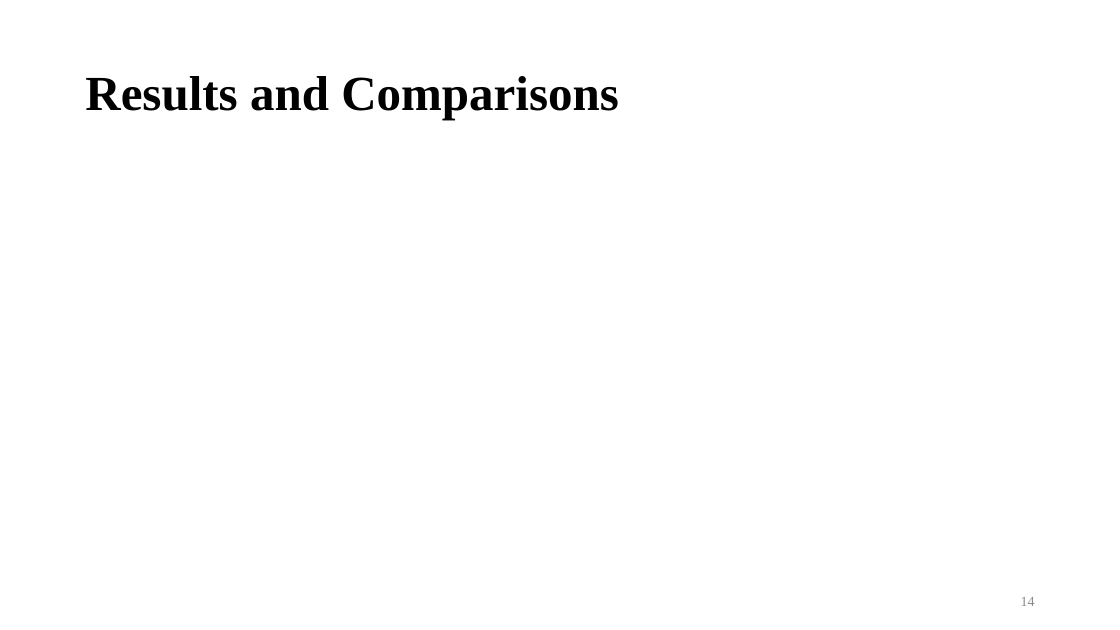
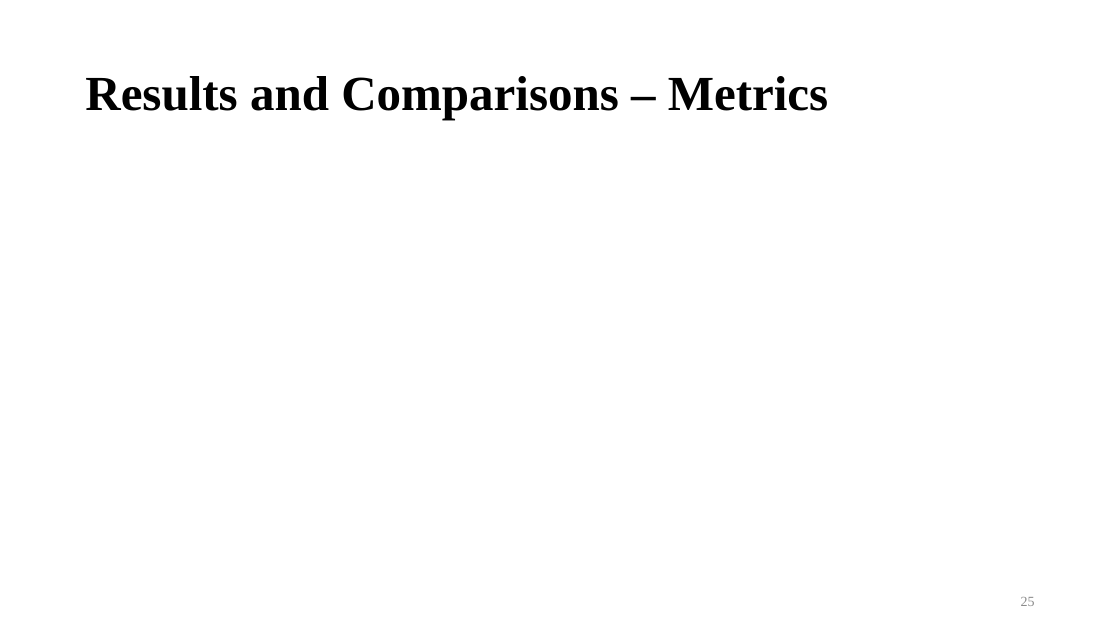
Before and after one commit to bernie6401/NTU_ML, a slide deck: slide 25 of Final Project/Final Paper/HO-Machine learning workflows.pptx (slide 14 before the commit). Drawn at 1120x630 pixels with LibreOffice and Linux fonts; fonts in the diff are those of the drawing; grey boxes stand for pictures; background and template pictures are left out. Boxes give left, top, right and bottom in pixels: in the first picture for what was removed or moved away, otherwise in the second. Text is boxed around its words. In the diff, an @@ line names an element or a change of style, - is before the commit and + after.

```diff
--- a/Final Project/Final Paper/HO-Machine learning workflows.pptx
+++ b/Final Project/Final Paper/HO-Machine learning workflows.pptx
@@ title at bbox=[85, 76, 828, 120]: text changed @@
-Results and Comparisons
+Results and Comparisons – Metrics
@@ page number at bbox=[1021, 597, 1035, 606]: text changed @@
-14
+25
```
Also in this commit, not shown: 10 other slides changed, 16 slides added, 1 other file.
